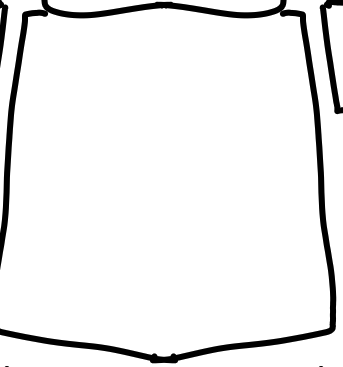
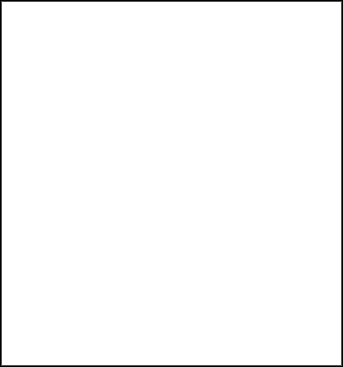
Layered file, before and after one edit (w=343, h=367). Changes by layer:
removed layer "Capa de pintura 7" over left=0, top=0, right=343, bottom=367
moved "Capa de pintura 1" out of group "Agrupar 3", painted on it over left=0, top=0, right=343, bottom=367
removed group "Agrupar 6" (1 layers) over left=0, top=0, right=343, bottom=367
removed layer "Capa de pintura 2" from group "Agrupar 6" over left=0, top=0, right=343, bottom=367
removed group "Agrupar 3" (3 layers) over left=0, top=14, right=343, bottom=367
removed layer "Capa de pintura 5" from group "Agrupar 3" over left=0, top=78, right=343, bottom=367
